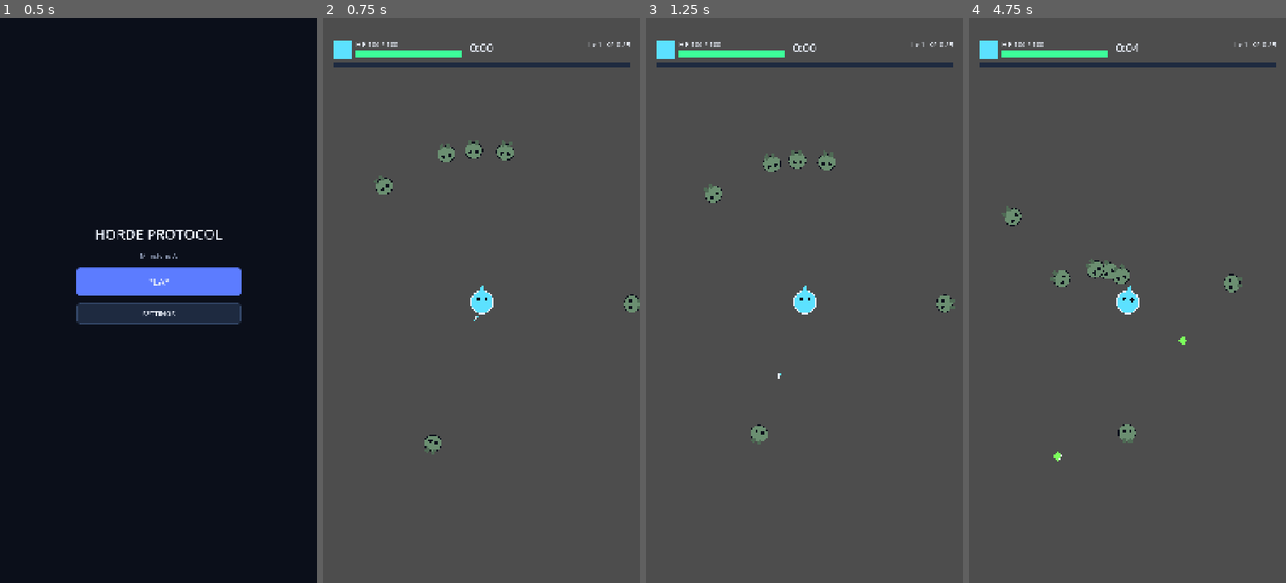
Above: before the commit, frames 1-4 (left to right).
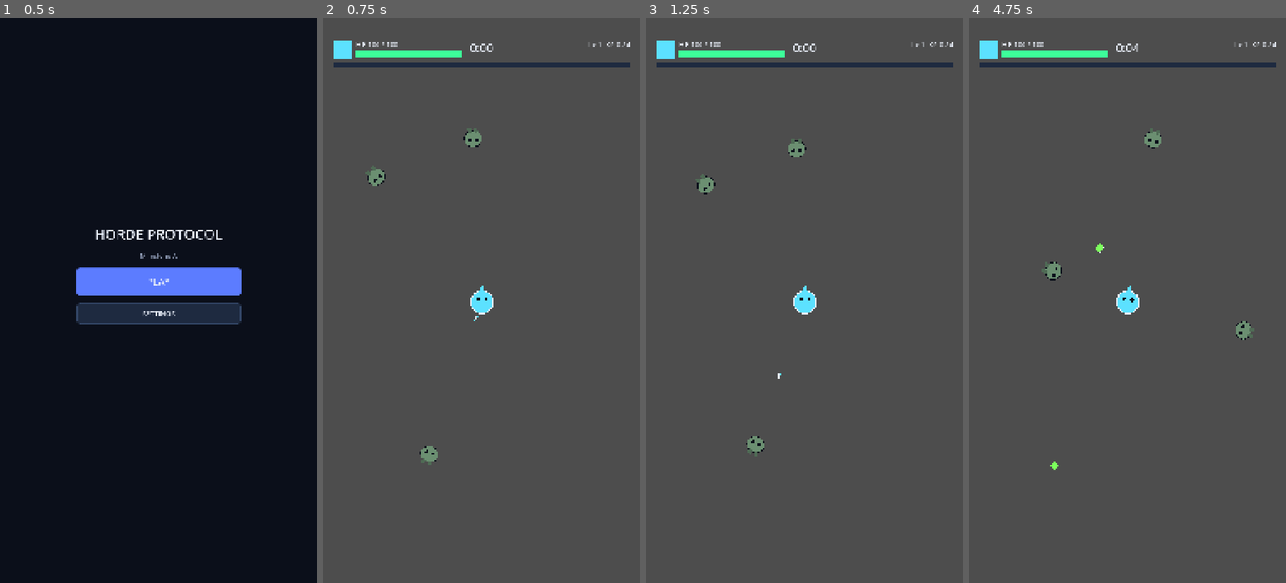
Above: after the commit, the same moments.

Repository: Silithix/Silithix-horde-protocal
Game: Godot game, scene res://scenes/boot/Boot.tscn
The game is run twice, just before and just after one commit, with the same random seed, the same clock (stepped at 60 frames per second) and the same inputs.
Inputs (mouse positions are in pixels of both pictures, inside the frame that each line leads up to):
- Up to frame 1 (0.5 s): no input
- Up to frame 2 (0.75 s): click "PLAY" at 0.5 s
- Up to frame 3 (1.25 s): no input
- Up to frame 4 (4.75 s): move the mouse to (1197, 272) at 1.27 s; click (1197, 272) at 1.42 s; drag from (1064, 328) to (1127, 300) at 2.02 s; move the mouse to (1159, 176) at 2.77 s; click (1159, 176) at 2.92 s; drag from (1111, 413) to (1127, 300) at 3.52 s; move the mouse to (1222, 385) at 4.27 s; click (1222, 385) at 4.42 s

Frame 1 is identical in both runs. In frame 2, 1.2% of the frame differs, in the area x 13-100%, y 4-80%; in frame 3, 1.2%; in frame 4, 1.5%, in the area x 10-97%, y 4-80%.

Commit message:
fix: i-frames and gentler early spawn so level-up is reachable
QA-A4: 0.55s post-hit i-frames, 2 starting Drifters, 2s spawn interval,
slightly easier early XP curve so Hub→Play can hit cards before Rook melts.

Diff:
--- a/scenes/run/Run.gd
+++ b/scenes/run/Run.gd
@@ -8,9 +8,10 @@
 const LEVEL_UP_UI := preload("res://scenes/ui/LevelUpUI.tscn")
 const HUD_SCENE := preload("res://scenes/ui/RunHud.tscn")
 
-const ENEMY_CAP := 40
-const SPAWN_RADIUS := 520.0
-const SPAWN_INTERVAL := 1.2
+const ENEMY_CAP := 24
+const SPAWN_RADIUS := 560.0
+const SPAWN_INTERVAL := 2.0
+const INITIAL_DRIFTERS := 2
 
 @onready var world: Node2D = $World
 @onready var entities: Node2D = $Entities
@@ -59,7 +60,7 @@
 	add_child(hud)
 	hud.call("bind_player", player)
 
-	for i in 5:
+	for i in INITIAL_DRIFTERS:
 		_spawn_drifter()
 
 func _process(delta: float) -> void:
--- a/scripts/player/Player.gd
+++ b/scripts/player/Player.gd
@@ -5,6 +5,7 @@
 const MOVE_SPEED := 220.0
 const MAX_HP := 100.0
 const BASE_MAGNET_RADIUS := 80.0
+const IFRAME_DURATION := 0.55
 
 @onready var sprite: Sprite2D = $Sprite2D
 @onready var hurtbox: Area2D = $Hurtbox
@@ -15,12 +16,13 @@
 var magnet_radius: float = BASE_MAGNET_RADIUS
 var level: int = 1
 var xp: int = 0
-var xp_to_next: int = 5
+var xp_to_next: int = 4
 var alive: bool = true
 var _drag_active: bool = false
 var _drag_origin: Vector2 = Vector2.ZERO
 var _move_dir: Vector2 = Vector2.ZERO
 var _contact_cooldown: Dictionary = {}
+var _iframe_left: float = 0.0
 
 signal died
 signal leveled_up(new_level: int)
@@ -39,6 +41,13 @@
 	if not alive:
 		velocity = Vector2.ZERO
 		return
+	if _iframe_left > 0.0:
+		_iframe_left = maxf(0.0, _iframe_left - delta)
+		if sprite:
+			sprite.modulate.a = 0.45 if int(_iframe_left * 20.0) % 2 == 0 else 1.0
+	else:
+		if sprite:
+			sprite.modulate.a = 1.0
 	var keys := _contact_cooldown.keys()
 	for k in keys:
 		_contact_cooldown[k] = float(_contact_cooldown[k]) - delta
@@ -87,7 +96,10 @@
 func apply_damage(amount: float, source: Node = null) -> void:
 	if not alive or amount <= 0.0:
 		return
+	if _iframe_left > 0.0:
+		return
 	hp = maxf(0.0, hp - amount)
+	_iframe_left = IFRAME_DURATION
 	Events.player_damaged.emit(amount, source)
 	hp_changed.emit(hp, max_hp)
 	if hp <= 0.0:
@@ -125,7 +137,7 @@
 		_try_contact_damage(body)
 
 func _xp_curve(lvl: int) -> int:
-	return 5 + (lvl - 1) * 3
+	return 4 + (lvl - 1) * 3
 
 func _die() -> void:
 	alive = false
Not shown, changed: docs/BOT_LOG.md
